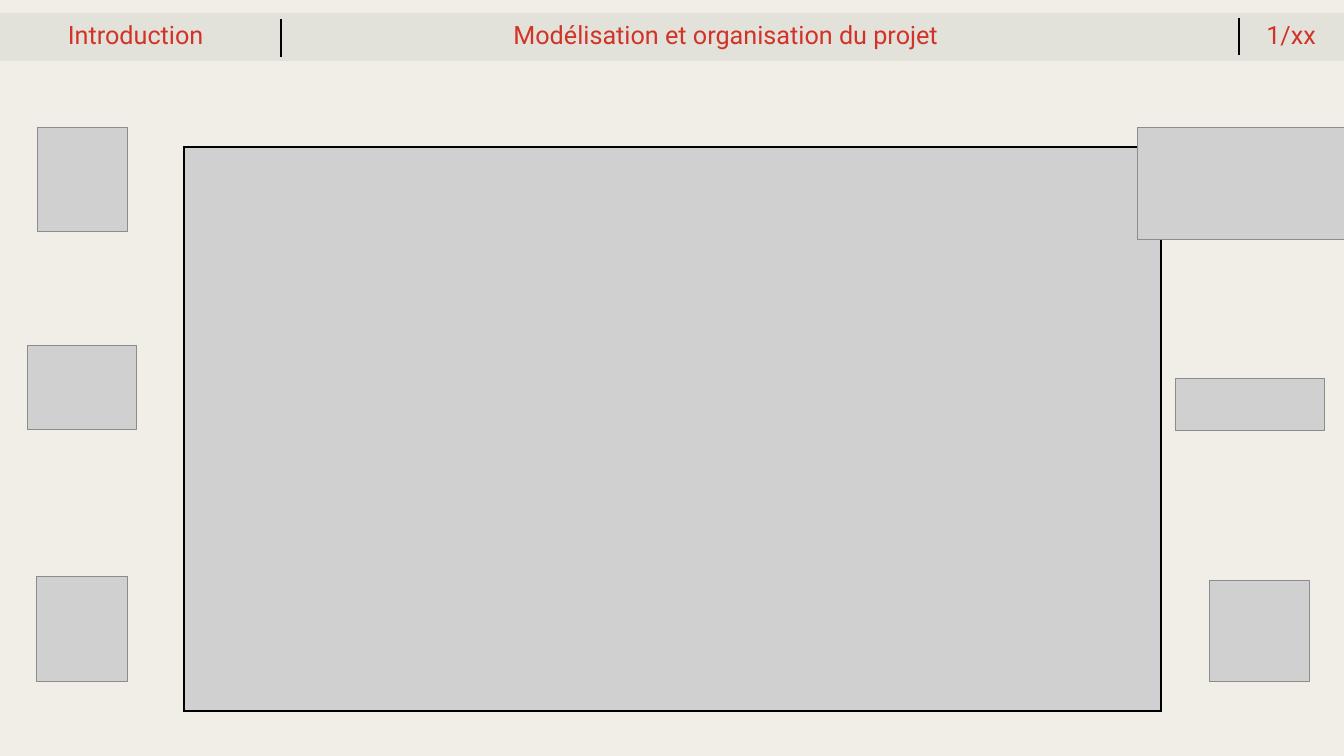
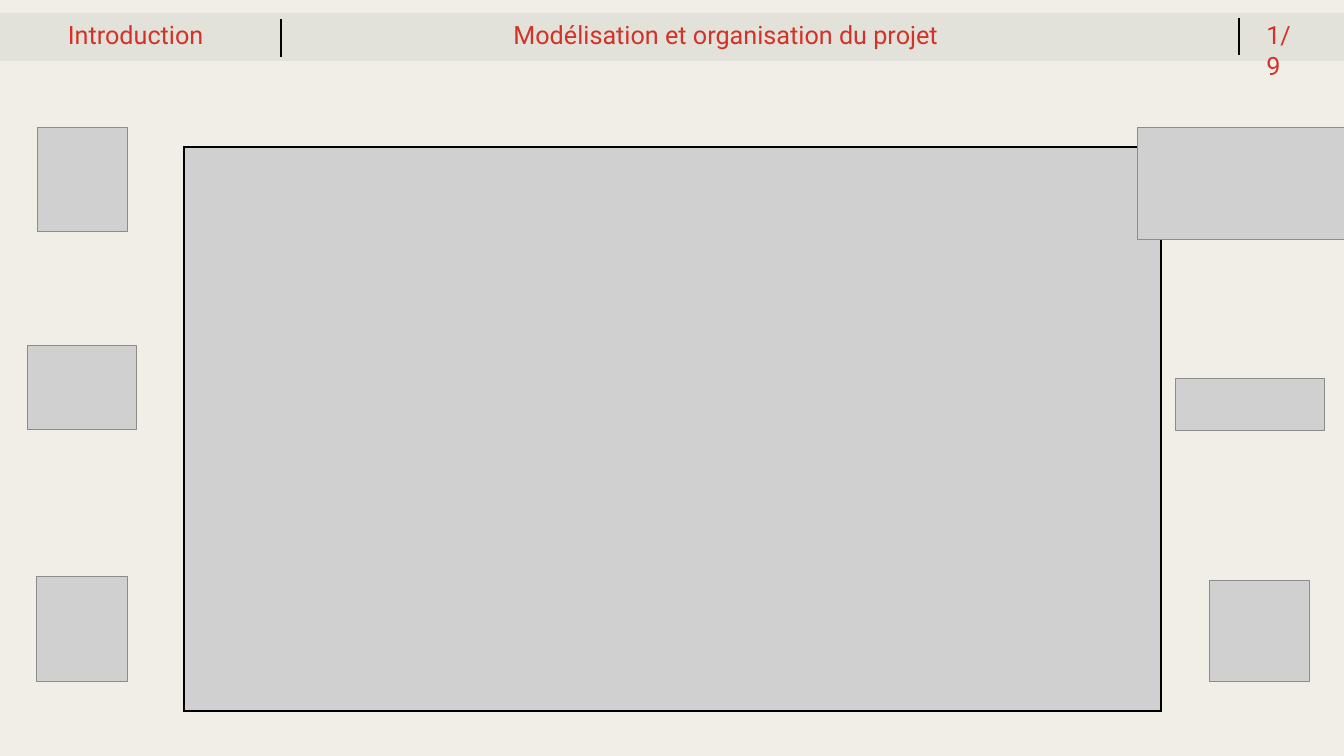
Before and after one commit to meijemathe/projet_enrichissement_fonctionnel, a slide deck: slide 3 of Projet_enrichissement_shiny.pptx (slide 4 before the commit). Drawn at 1344x756 pixels with LibreOffice and Linux fonts; fonts in the diff are those of the drawing; grey boxes stand for pictures. Boxes give left, top, right and bottom in pixels: in the first picture for what was removed or moved away, otherwise in the second. Text is boxed around its words. In the diff, an @@ line names an element or a change of style, - is before the commit and + after.

```diff
--- a/Projet_enrichissement_shiny.pptx
+++ b/Projet_enrichissement_shiny.pptx
@@ text at box(1266, 26, 1291, 75): text changed @@
-1/xx
+1/9
```
Also in this commit, not shown: 8 other slides changed, 1 slide added, 3 slides removed.
